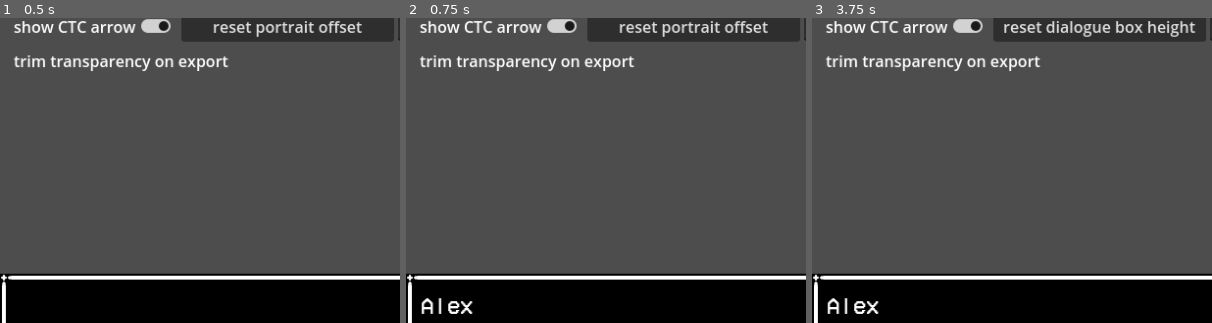
Above: before the commit, frames 1-3 (left to right).
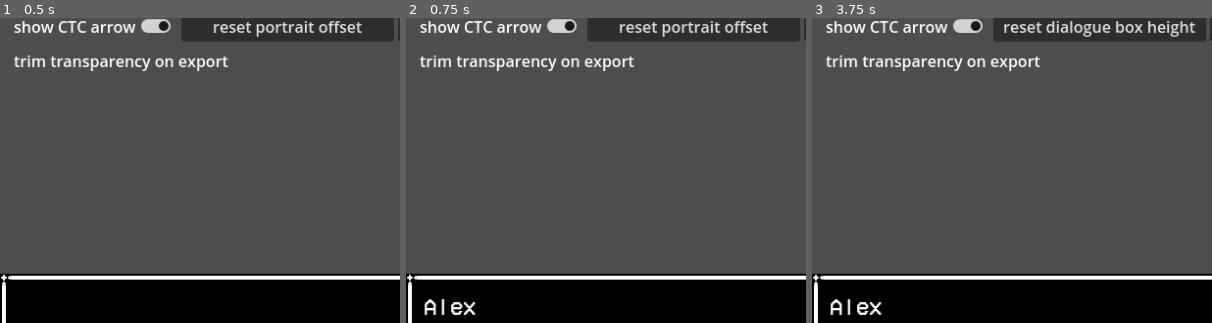
Above: after the commit, the same moments.

Repository: goldstargloww/custom-isat-dialogue-maker
Game: Godot game, scene res://main.tscn
Two runs of this game, one before a commit and one after it. Both use one fixed random seed, a clock stepped at 60 frames per second and the inputs below.
Inputs (mouse positions are % of the whole screen's width and height, from its top left):
- Up to frame 1 (0.5 s): no input
- Up to frame 2 (0.75 s): click (31, 13) at 0.52 s; type "Alex" at 0.6 s
- Up to frame 3 (3.75 s): click "add layer" at 1.25 s; click (75, 11) at 2.02 s; type "Alex" at 2.1 s; click "clear image" at 2.75 s; click "editing: portrait" at 3.5 s
The pictures show only the part of the screen within x 0-50%, y 29-79%; the shares and areas given below are measured in that part.

Frame 1 is identical in both runs. In frame 2, 0.5% of the frame differs, in the area x 3-18%, y 91-98%; in frame 3, 0.5%.

Commit message:
fix dialogue text margin (and also fix info popup positioning)

Diff:
--- a/dialogue_text.gd
+++ b/dialogue_text.gd
@@ -1,8 +1,8 @@
 extends RichTextLabel
 
-@export var no_portrait_size = 785
-@export var no_portrait_pos = 15
-@export var portrait_pos_offset = 221
+@export var no_portrait_size = 771
+@export var no_portrait_pos = 18
+@export var portrait_pos_offset = 219
 
 
 func _ready():
--- a/main.tscn
+++ b/main.tscn
@@ -107,10 +107,11 @@
 [node name="DialogueText" type="RichTextLabel" parent="SubViewportContainer/SubViewport/DialogueBox"]
 z_index = 1
 layout_mode = 0
-offset_left = 15.0
-offset_top = 21.0
-offset_right = 800.0
-offset_bottom = 163.0
+offset_left = 18.0
+offset_top = 22.0
+offset_right = 789.0
+offset_bottom = 142.0
+theme_override_constants/line_separation = 11
 theme_override_fonts/normal_font = ExtResource("3_7mycd")
 theme_override_fonts/mono_font = ExtResource("3_7mycd")
 theme_override_fonts/italics_font = ExtResource("3_7mycd")
@@ -317,7 +318,7 @@
 
 [node name="PopupPanel" type="PopupPanel" parent="."]
 transparent_bg = false
-initial_position = 1
+initial_position = 2
 size = Vector2i(700, 501)
 always_on_top = true
 transparent = false
@@ -326,7 +327,7 @@
 
 [node name="MarginContainer" type="MarginContainer" parent="PopupPanel"]
 offset_right = 700.0
-offset_bottom = 7466.0
+offset_bottom = 501.0
 theme_override_constants/margin_left = 4
 theme_override_constants/margin_top = 4
 theme_override_constants/margin_right = 4
--- a/popup_panel.gd
+++ b/popup_panel.gd
@@ -2,12 +2,13 @@
 
 
 func _ready():
-	pass
+	size.y = 501
 
 
 func _process(_delta):
-	pass
+	size.y = 501
 
 
 func _on_info_button_pressed():
 	popup()
+	position.y = 61
--- a/portrait.gd
+++ b/portrait.gd
@@ -16,13 +16,13 @@
 func update_position():
 	var child_count = get_child_count()
 	if child_count > 0:
-		emit_signal("has_portrait", true)
 		var child = get_child(0)
 
 		# i don't remember exactly what this does but it stopped it from exploding
 		child.expand_mode = TextureRect.EXPAND_KEEP_SIZE
 
 		if child.texture != null:
+			emit_signal("has_portrait", true)
 			# clamp height at 500px
 			if child.texture.get_height() > 500:
 				size.x = 500 * (float(child.texture.get_width()) / float(child.texture.get_height()))
--- a/single_layer_settings.gd
+++ b/single_layer_settings.gd
@@ -14,6 +14,7 @@
 func _on_layer_clear_button_pressed():
 	layer_rect.texture = null
 	%LayerPreview.texture = null
+	layer_rect.get_parent().update_position()
 
 
 func _on_layer_change_button_pressed():
Not shown: 1 places in main.tscn that only renumber resources
